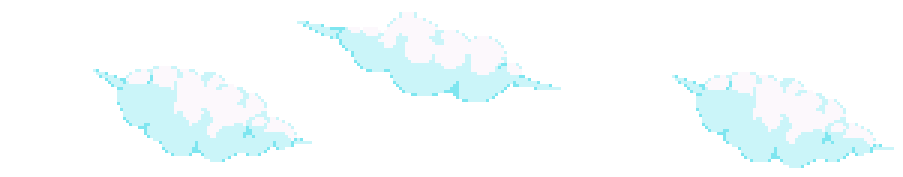
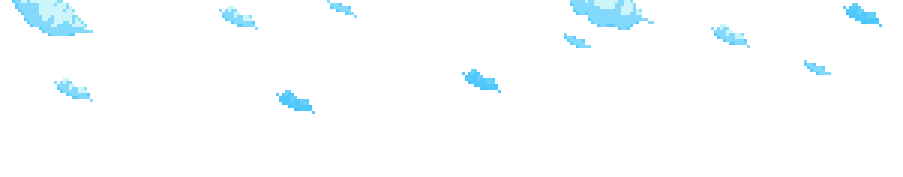
Layers edited between the first and the second 903×177 image:
added layer "Layer 4" above "Layer 2" over [12, 0, 882, 114]
hid "Layer 2" over [93, 12, 894, 168]
